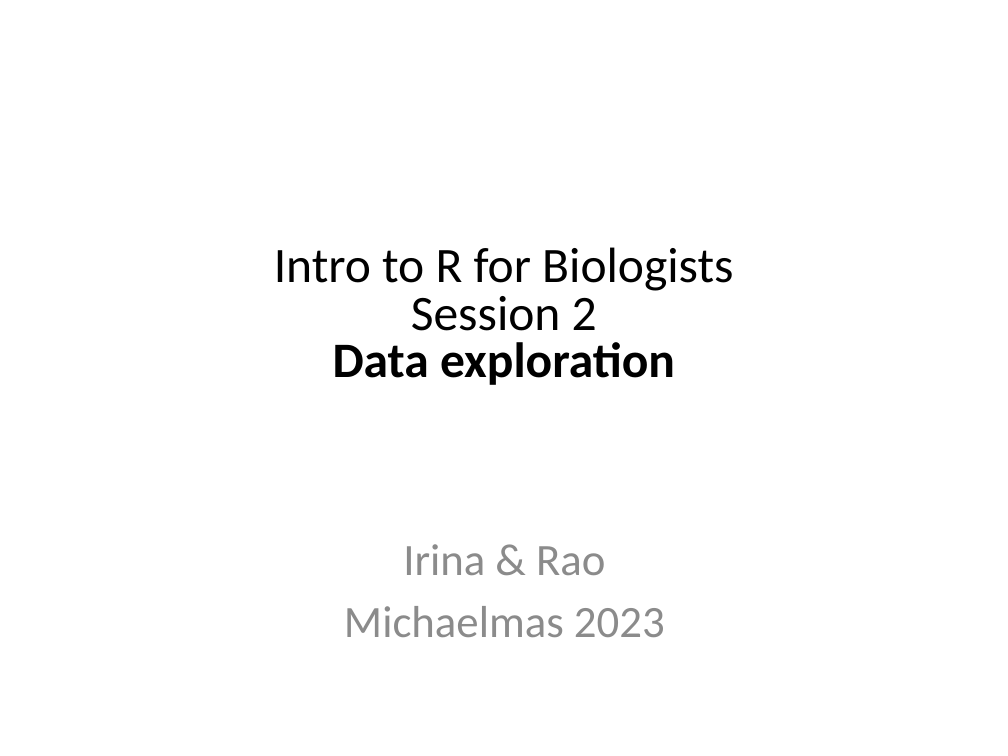
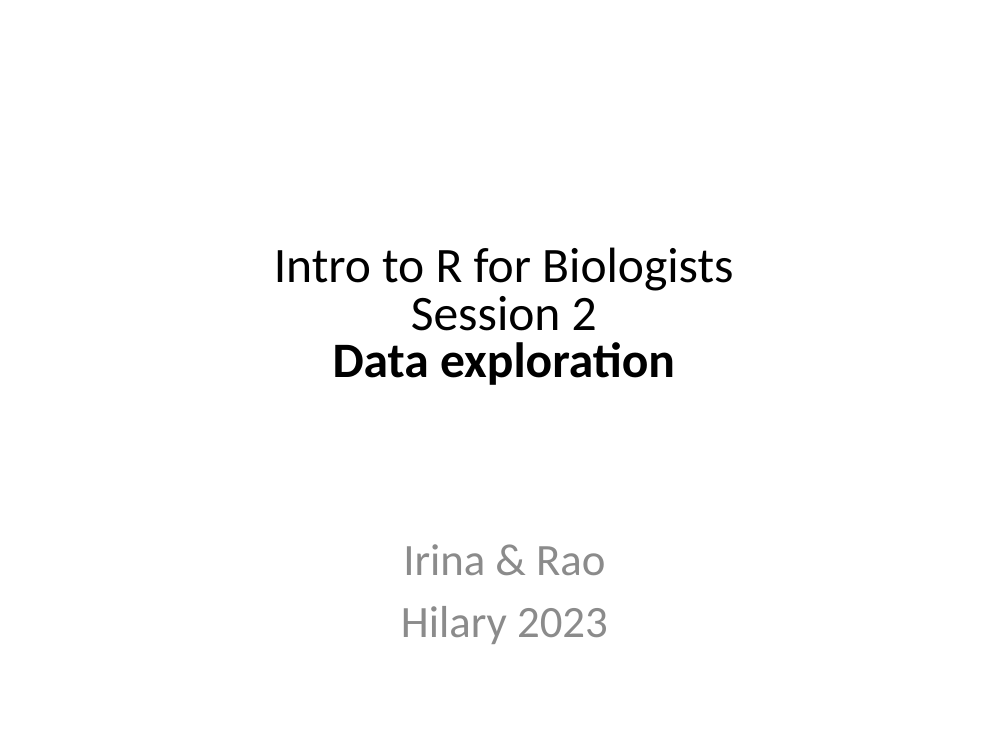
Before and after one commit to sraorao/MSD_R_course_HT2024_2, a slide deck: slide 2 of powerpoint/Session2.pptx. Drawn at 1008x756 pixels with LibreOffice and Linux fonts; fonts in the diff are those of the drawing. Boxes give left, top, right and bottom in pixels: in the first picture for what was removed or moved away, otherwise in the second. Text is boxed around its words. In the diff, an @@ line names an element or a change of style, - is before the commit and + after.

```diff
--- a/powerpoint/Session2.pptx
+++ b/powerpoint/Session2.pptx
@@ text at [401,606,608,644]: text changed @@
-Michaelmas 2023
+Hilary 2023
```
Also in this commit, not shown: 1 other slide changed, 1 other file.
